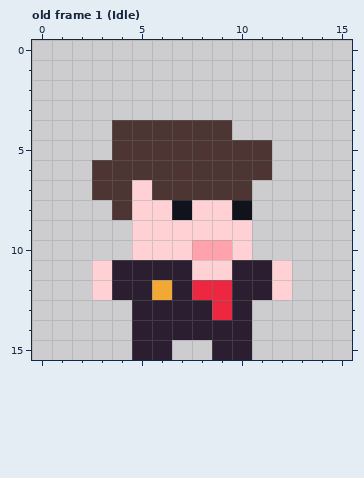
Two versions of one pixel-art file, Assets/Pixelart/characters/bussinesman.aseprite. The picture above was drawn from the file before the commit.
16x16 pixels, 5 frames. Colours within 5 levels of each other are drawn and written as one. Shown: old frame 1 (Idle). The commit also changed other frames, which this record leaves out.
And afterwards:
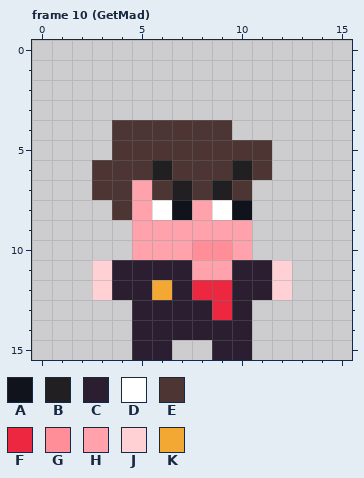
Palette (. is transparent): A #10121c  B #211f21  C #2c1e31  D #ffffff  E #4d3533  F #ec273f  G #ff8e98  H #ffa2ac  J #ffd1d5  K #f3a833
A new or re-ordered frame is compared with the old frame closest to it.
From old to new:
frames 5 -> 19
Frame 10 (GetMad) is new; against old frame 1 (Idle):
The edit turns colour E into colour B in row 6 at x 6 and 10; in row 7 at x 7 and 9.
The edit turns colour J into colour D in row 8 at x 6 and 9.
The edit turns colour H into colour G in row 10 at x 8 to 9.
The edit turns colour J into colour H in row 7 at x 5; in row 8 at x 5 and 8; in row 9 at x 5 to 10; in row 10 at x 5 to 7 and 10; in row 11 at x 8 to 9.
Changed places in both pictures, as pixel boxes (x1, y1, x2, y2):
changed: (132, 160, 252, 280)
